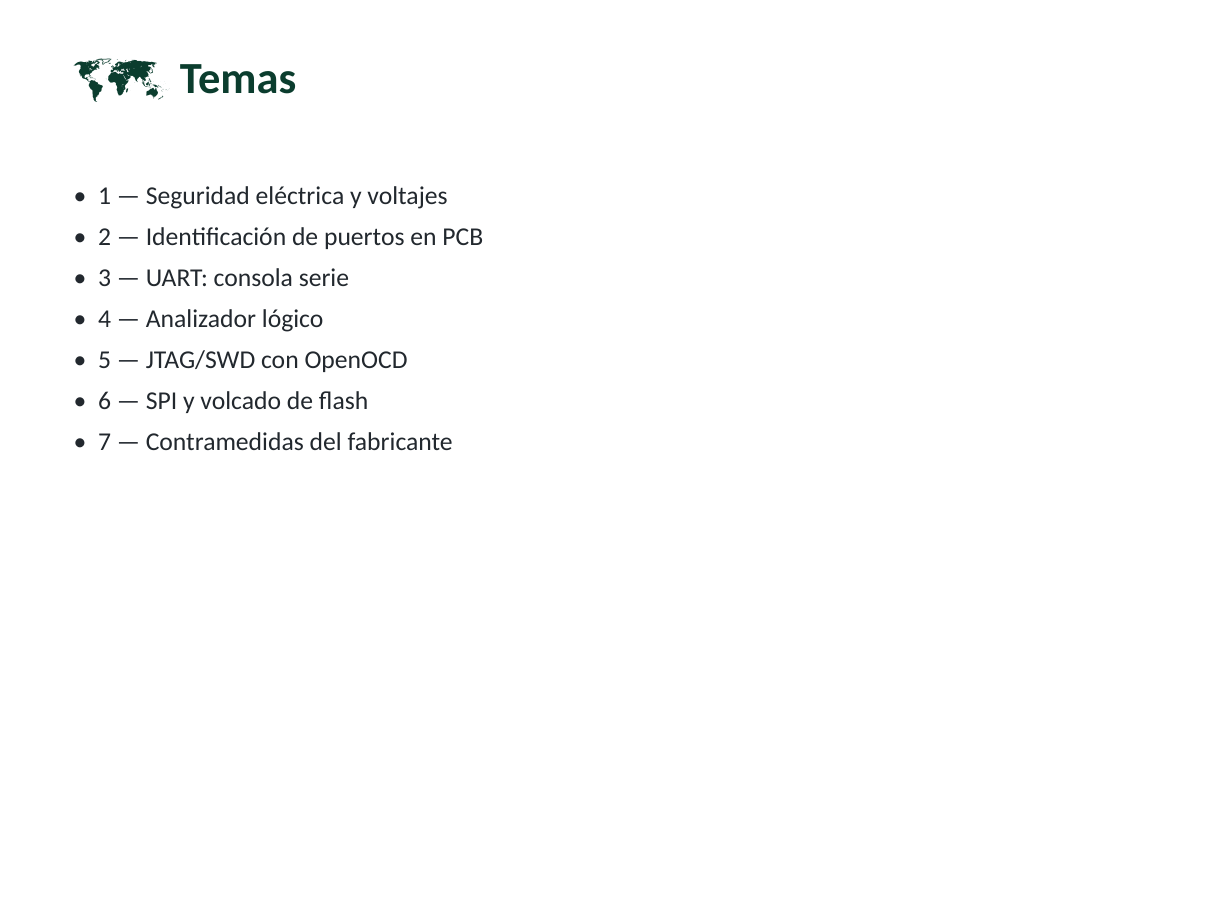
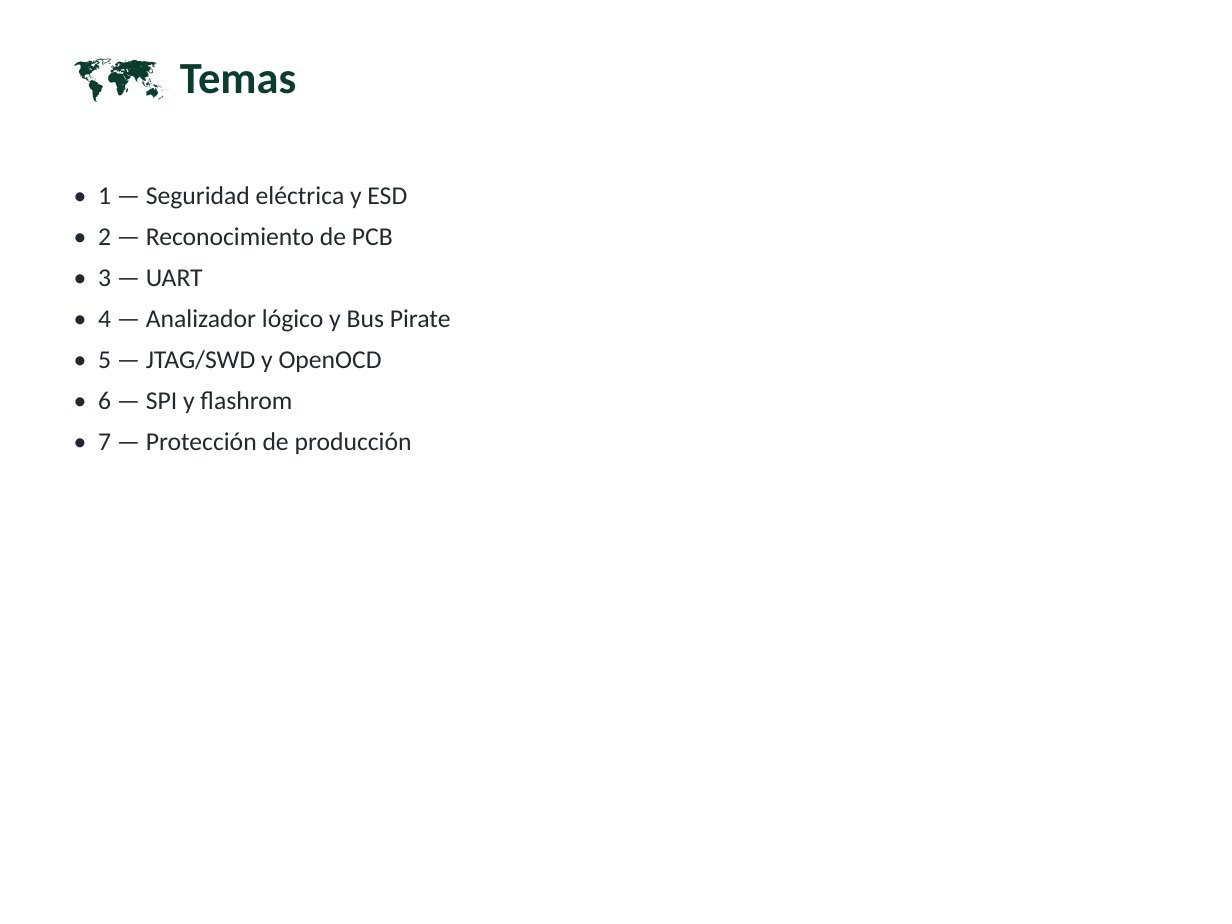
Before and after one commit to vladimiracunadev-create/modern-cybersecurity-program, a slide deck: slide 4 of classes/parte-13-seguridad-movil-iot-e-inalambrica/268-analisis-de-hardware-uart-jtag-y-spi/clase-268-presentacion.pptx. Drawn at 1232x924 pixels with LibreOffice and Linux fonts; fonts in the diff are those of the drawing. Boxes give left, top, right and bottom in pixels: in the first picture for what was removed or moved away, otherwise in the second. Text is boxed around its words. In the diff, an @@ line names an element or a change of style, - is before the commit and + after.

```diff
--- a/classes/parte-13-seguridad-movil-iot-e-inalambrica/268-analisis-de-hardware-uart-jtag-y-spi/clase-268-presentacion.pptx
+++ b/classes/parte-13-seguridad-movil-iot-e-inalambrica/268-analisis-de-hardware-uart-jtag-y-spi/clase-268-presentacion.pptx
@@ text at (98, 186, 451, 454): text changed @@
-• 1 — Seguridad eléctrica y voltajes
-• 2 — Identificación de puertos en PCB
-• 3 — UART: consola serie
-• 4 — Analizador lógico
-• 5 — JTAG/SWD con OpenOCD
-• 6 — SPI y volcado de flash
-• 7 — Contramedidas del fabricante
+• 1 — Seguridad eléctrica y ESD
+• 2 — Reconocimiento de PCB
+• 3 — UART
+• 4 — Analizador lógico y Bus Pirate
+• 5 — JTAG/SWD y OpenOCD
+• 6 — SPI y flashrom
+• 7 — Protección de producción
```
Also in this commit, not shown: 13 other slides changed, 2 slides added, 2 slides removed, 27 other files.
